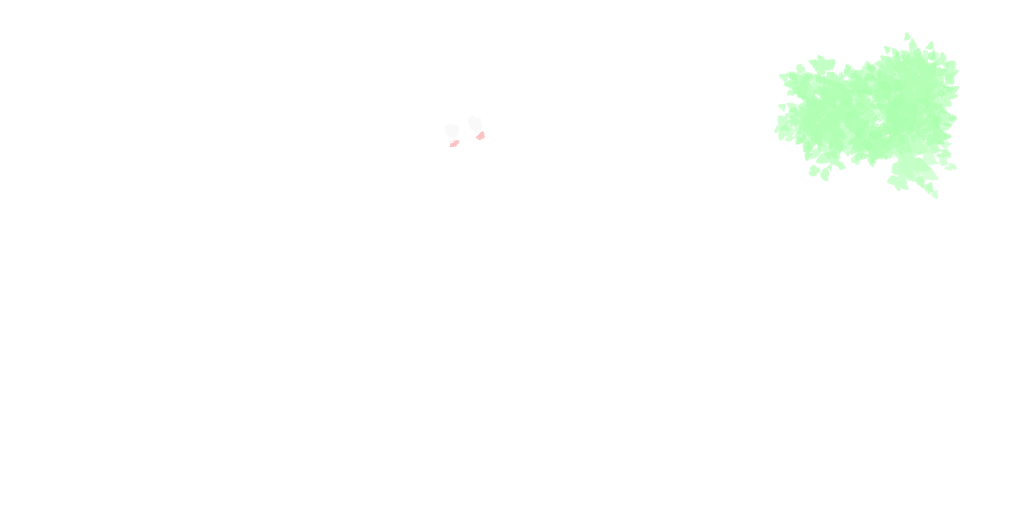
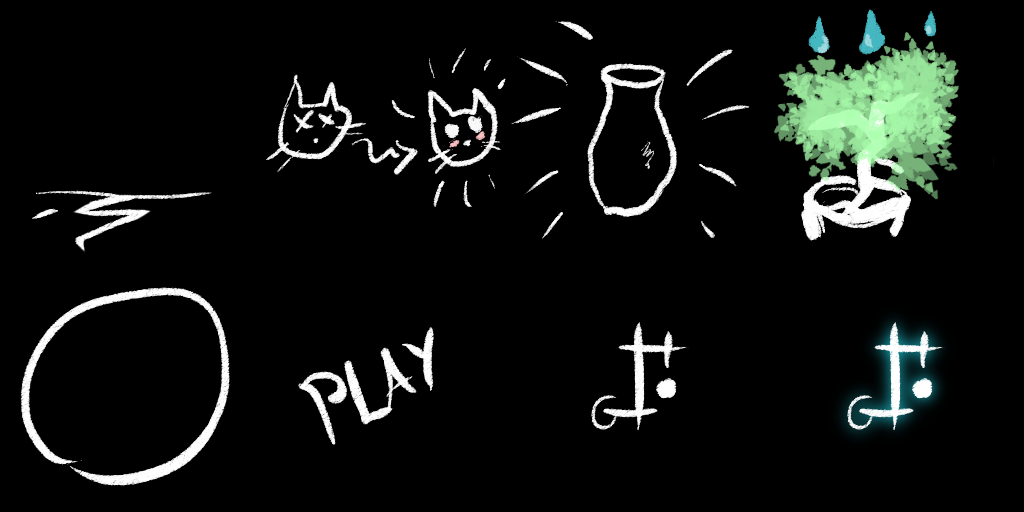
Before/after of a 1024x512 layered artwork. What changed in the layer stack:
added layer "Paint Layer 2" (1st of 3) above "Paint Layer 2" over [792, 260, 1024, 512]
added layer "Paint Layer 2" (2nd of 3) above "Paint Layer 2" over [536, 260, 792, 512]
added layer "Paint Layer 2" (3rd of 3) above "Group 3" over [0, 256, 768, 512]
added group "Group 3" with 2 layers above "Paint Layer 1" over [280, 4, 1024, 512]
added layer "Paint Layer 4" (multiply) in group "Group 3" over [280, 4, 1024, 512]
added layer "Copy of Paint Layer 2" in group "Group 3" over [792, 260, 984, 512]
painted on "Paint Layer 1" over [0, 0, 1024, 512]
showed "Background" over [0, 0, 1024, 512]
